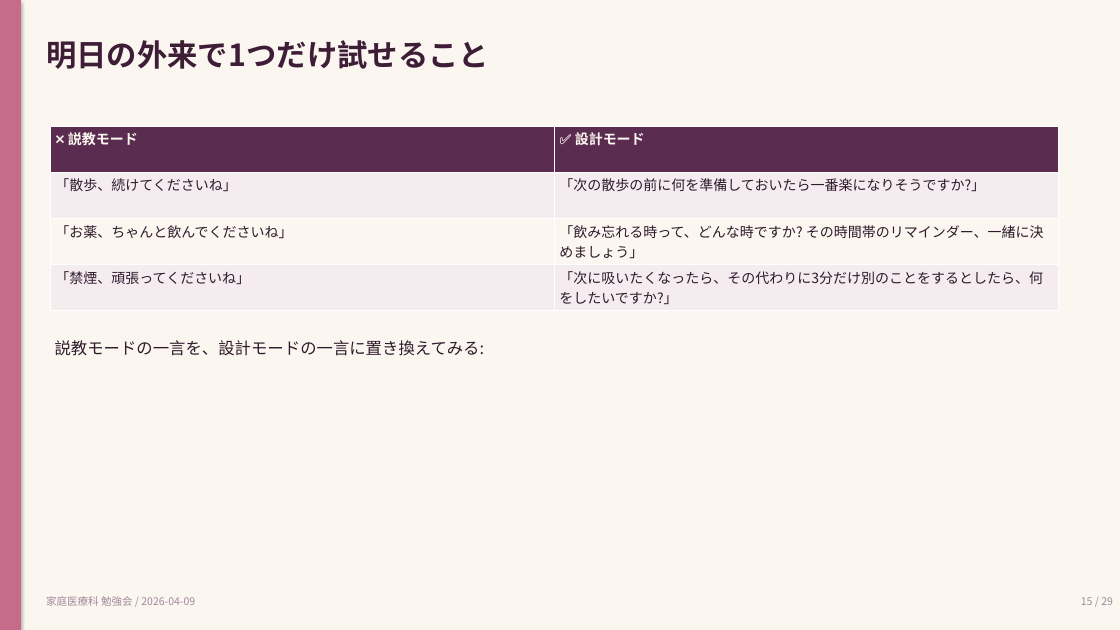
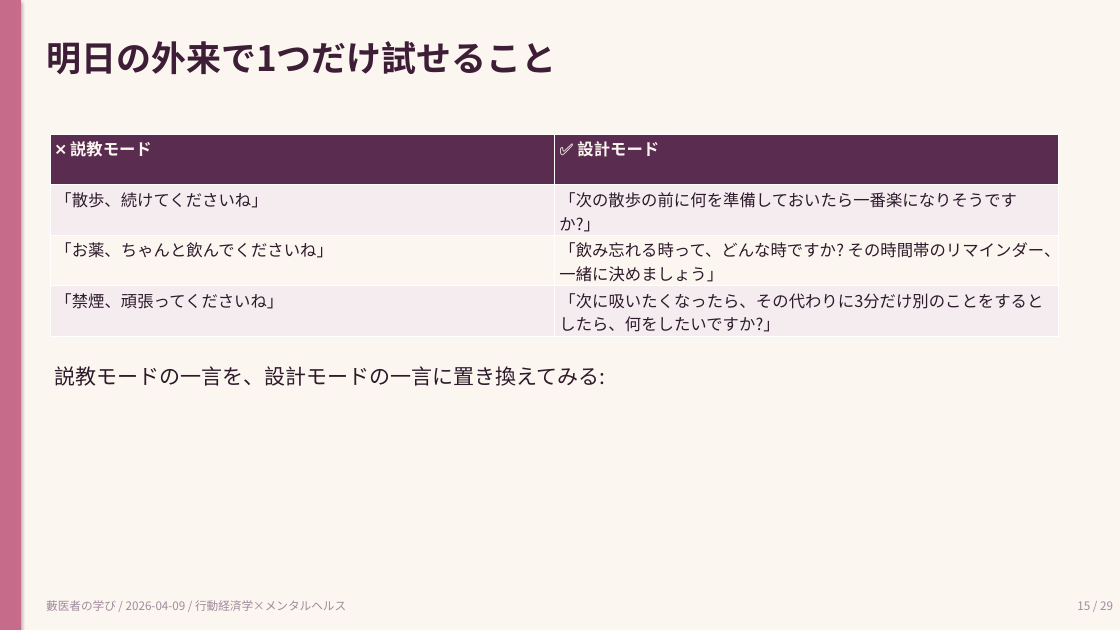
Before and after one commit to Tama831/ai-agent-team-materials, a slide deck: slide 15 of output/education/2026-04-09_behavioral-economics-mental-health-residents/behavioral-economics-mental-health-residents_slides_residents.pptx. Drawn at 1120x630 pixels with LibreOffice and Linux fonts; fonts in the diff are those of the drawing. Boxes give left, top, right and bottom in pixels: in the first picture for what was removed or moved away, otherwise in the second. Text is boxed around its words. In the diff, an @@ line names an element or a change of style, - is before the commit and + after.

```diff
--- a/output/education/2026-04-09_behavioral-economics-mental-health-residents/behavioral-economics-mental-health-residents_slides_residents.pptx
+++ b/output/education/2026-04-09_behavioral-economics-mental-health-residents/behavioral-economics-mental-health-residents_slides_residents.pptx
@@ text "明日の外来で1つだけ試せること" at <box>46,41,557,74</box>: size 26 to 30 pt @@
@@ table at <box>50,134,1059,336</box> @@
@@ size 12 to 14 pt @@
@@ table: place and size @@
-table at <box>50,126,1059,311</box>
+table at <box>50,134,1059,336</box>
@@ text "説教モードの一言を、設計モードの一言に置き換えてみる:": place and size @@
-text "説教モードの一言を、設計モードの一言に置き換えてみる:" at <box>55,340,485,356</box>
+text "説教モードの一言を、設計モードの一言に置き換えてみる:" at <box>55,366,606,386</box>
@@ text "説教モードの一言を、設計モードの一言に置き換えてみる:" at <box>55,366,606,386</box>: size 14 to 18 pt @@
@@ text removed at <box>46,596,195,606</box> @@
-家庭医療科 勉強会 / 2026-04-09
@@ text "15 / 29" at <box>1077,601,1113,610</box>: size 9 to 10 pt @@
@@ text added at <box>46,600,346,611</box>, 10 pt, text #A08A9C @@
+藪医者の学び / 2026-04-09 / 行動経済学×メンタルヘルス
```
Also in this commit, not shown: 28 other slides changed, 7 other files.
